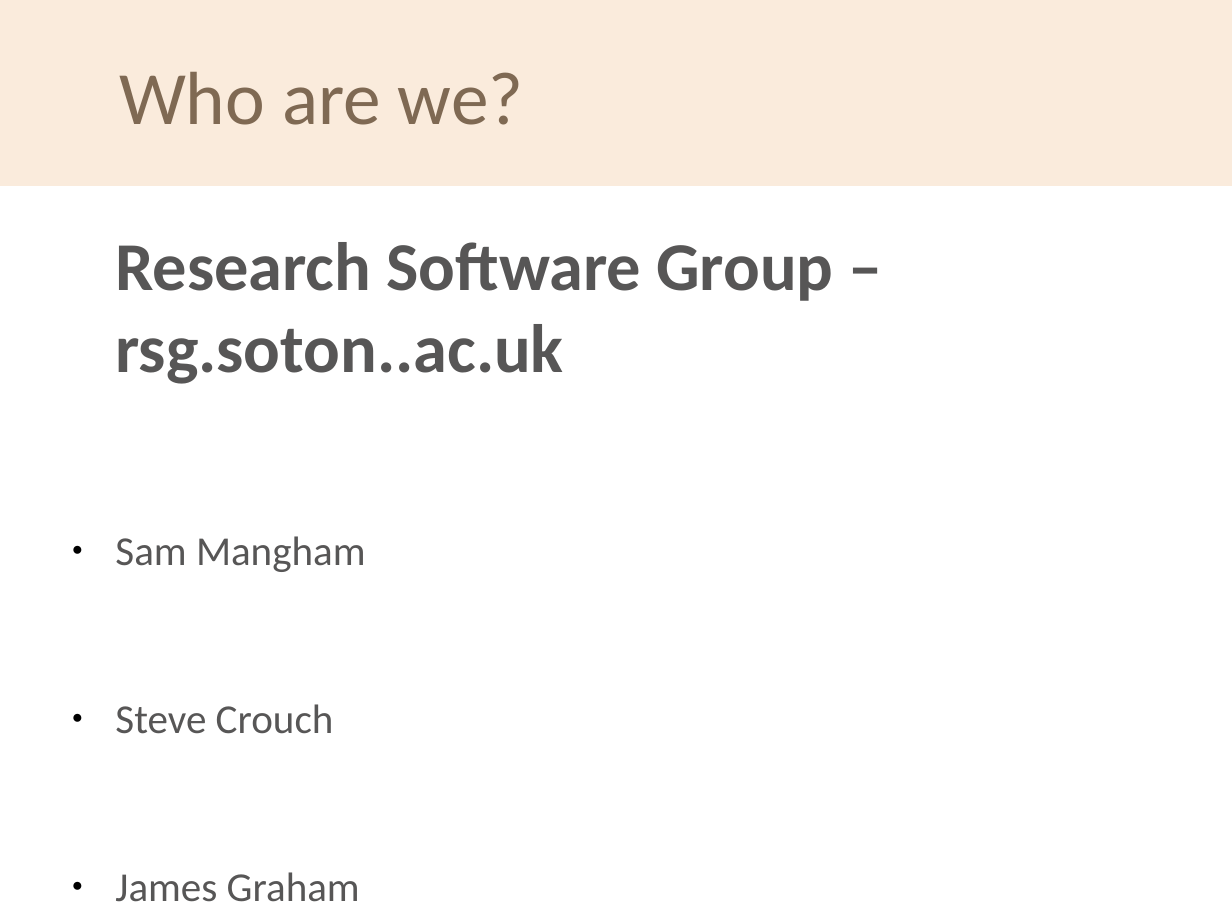
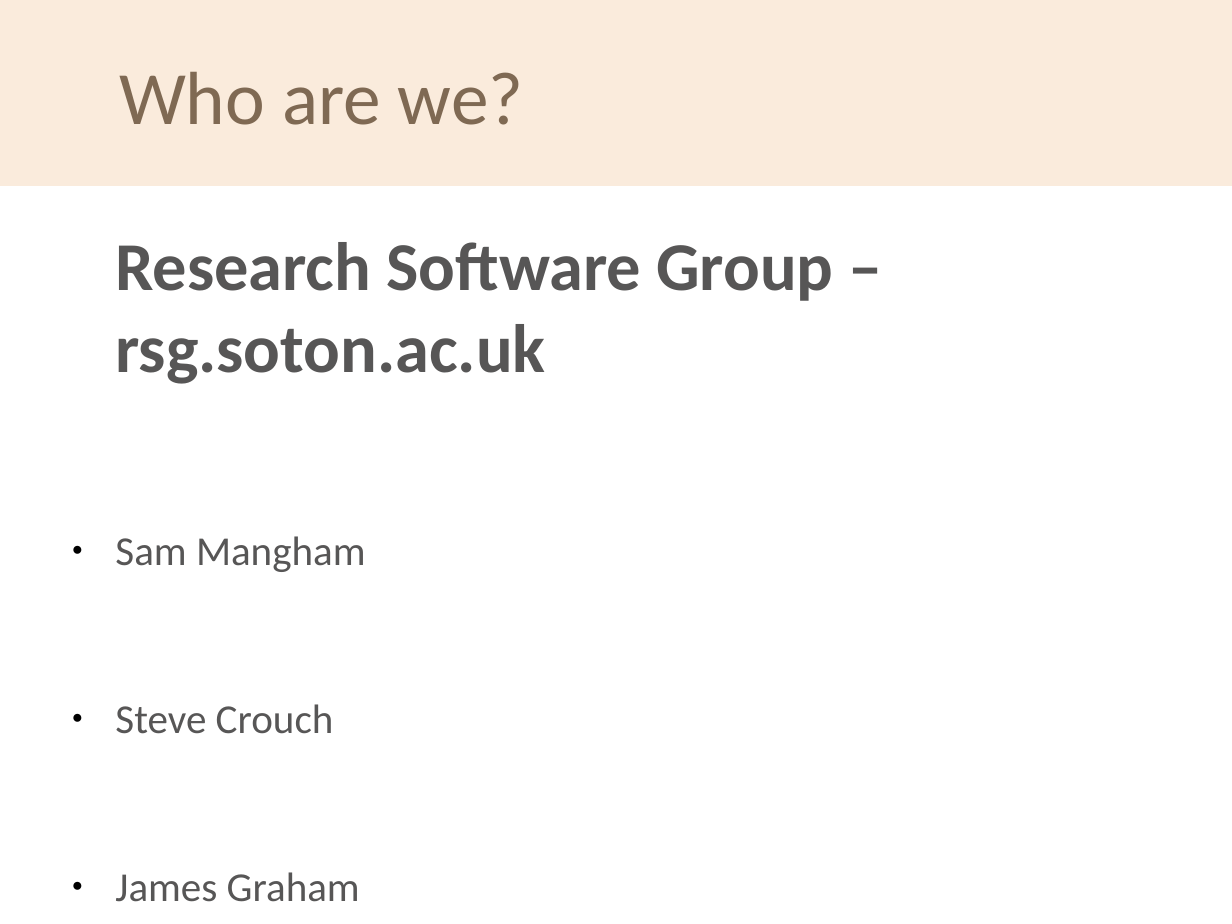
Before and after one commit to softwaresaved/2020-04-30-ramp-swc, a slide deck: slide 8 of welcome/swc-rsg-short-intro.odp. Drawn at 1232x924 pixels with LibreOffice and Linux fonts; fonts in the diff are those of the drawing; background and template pictures are left out. Boxes give left, top, right and bottom in pixels: in the first picture for what was removed or moved away, otherwise in the second. Text is boxed around its words. In the diff, an @@ line names an element or a change of style, - is before the commit and + after.

```diff
--- a/welcome/swc-rsg-short-intro.odp
+++ b/welcome/swc-rsg-short-intro.odp
@@ text at [115,242,833,384]: text changed @@
-Research Software Group – rsg.soton..ac.uk
+Research Software Group – rsg.soton.ac.uk
```
Also in this commit, not shown: 3 other files.
